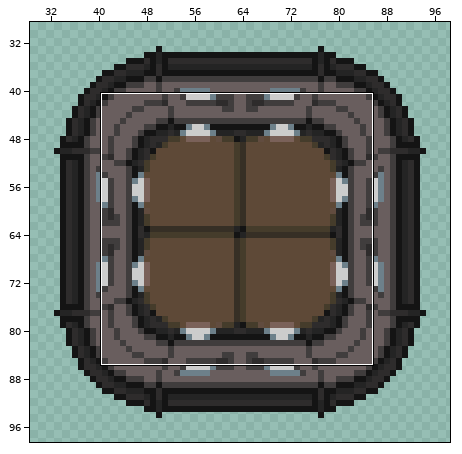
A pixel-art file gets an edit: src/battle/tilesets/leviathan.ase. Above, an overview of the earlier version with the close-up marked.
Close-up. Old version:
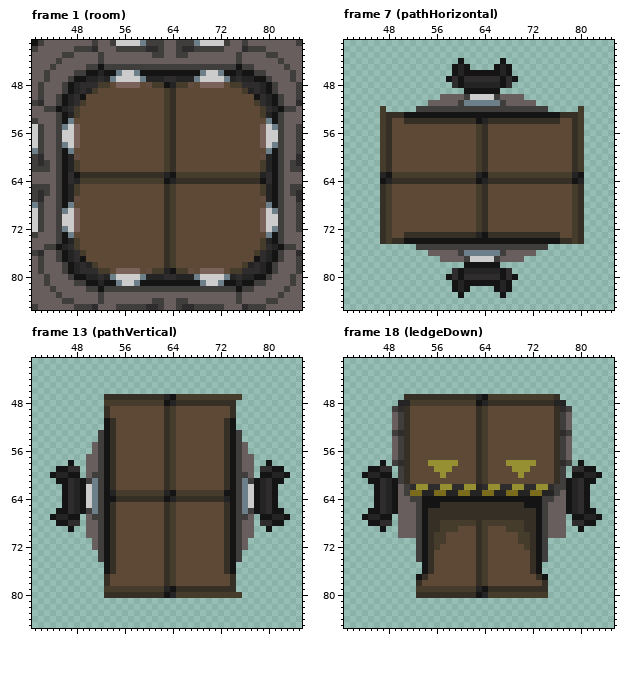
128x128 pixels, 21 frames. Shown: frame 1 (room): x 41..85, y 41..85; frame 7 (pathHorizontal): x 41..85, y 41..85; frame 13 (pathVertical): x 41..85, y 41..85; frame 18 (ledgeDown): x 41..85, y 41..85. The wide view leaves out empty margins. The commit also changed other frames or places, which this record leaves out.
And afterwards:
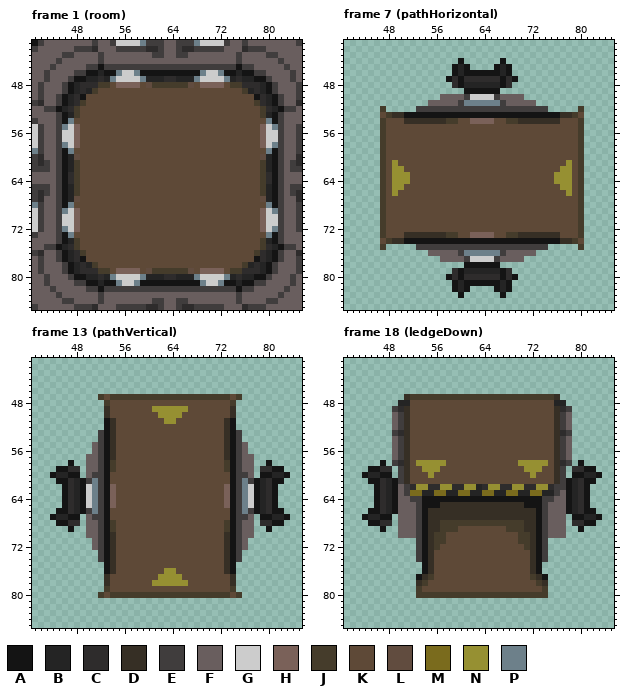
Palette (. is transparent): A #141414  B #242424  C #2e2c2c  D #362f25  E #403d3d  F #695e5e  G #cccccc  H #7a6159  J #453c2b  K #5e4937  L #614c3f  M #7a6b1d  N #969032  P #6d808a
Commit: Tweaked leviathan tileset, removing unnecessary detail and making it more obvious how paths between rooms work.
Edits made:
Changed rows in their new state; - is an unchanged pixel.
Frame 1 (room), layer "Layer 1":
first column x 48:
48 ---------------JJ---------------
49 ---------------KK---------------
50 ---------------KK---------------
51 ---------------KK---------------
52 ---------------KK---------------
53 ---------------KK---------------
54 ---------------KK---------------
55 ---------------KK---------------
56 ---------------KK---------------
57 ---------------KK---------------
58 ---------------KK---------------
59 ---------------KK---------------
60 ---------------KK---------------
61 ---------------KK---------------
62 ---------------KK---------------
63 JKKKKKKKKKKKKKKKKKKKKKKKKKKKKKKJ
64 JKKKKKKKKKKKKKKKKKKKKKKKKKKKKKKJ
65 ---------------KK---------------
66 ---------------KK---------------
67 ---------------KK---------------
68 ---------------KK---------------
69 ---------------KK---------------
70 ---------------KK---------------
71 ---------------KK---------------
72 ---------------KK---------------
73 ---------------KK---------------
74 ---------------KK---------------
75 ---------------KK---------------
76 ---------------KK---------------
77 ---------------KK---------------
78 ---------------KK---------------
79 ---------------JJ---------------
Frame 7 (pathHorizontal), layer "Layer 1":
first column x 47:
53 KJ------------------------------JK
54 -K---------JJKKHHHHKKJJ---------K-
55 -K--------------KK--------------K-
56 -K--------------KK--------------K-
57 -K--------------KK--------------K-
58 -K--------------KK--------------K-
59 -K--------------KK--------------K-
60 -K--------------KK--------------K-
61 -KN-------------KK-------------NK-
62 -KNN------------KK------------NNK-
63 JKNNNKKKKKKKKKKKKKKKKKKKKKKKKNNNKJ
64 JKNNNKKKKKKKKKKKKKKKKKKKKKKKKNNNKJ
65 JKNN------------KK------------NNKJ
66 JKN-------------KK-------------NKJ
67 JK--------------KK--------------KJ
68 JK--------------KK--------------KJ
69 JK--------------KK--------------KJ
70 JK--------------KK--------------KJ
71 JK--------------KK--------------KJ
72 JK--------------KK--------------KJ
73 JK---------JJKKHHHHKKJJ---------KJ
74 K--------------------------------K
75 J--------------------------------J
Frame 13 (pathVertical), layer "Layer 1":
first column x 52:
47 JKJJJJJJJJJJJ---------K
48 --KKKKKKKKKKKKKKKKKKKKJ
49 ---------NNNNNN--------
50 ----------NNNN---------
51 -----------NN----------
52 -----------KK----------
53 -----------KK----------
54 -----------KK----------
55 -----------KK----------
56 -----------KK----------
57 -----------KK----------
58 --J--------KK--------J-
59 --J--------KK--------J-
60 --K--------KK--------K-
61 --K--------KK--------K-
62 --H--------KK--------H-
63 --HKKKKKKKKKKKKKKKKKKH-
64 --HKKKKKKKKKKKKKKKKKKH-
65 --H--------KK--------H-
66 --K--------KK--------K-
67 --K--------KK--------K-
68 --J--------KK--------J-
69 --J--------KK--------J-
70 -----------KK----------
71 -----------KK----------
72 -----------KK----------
73 -----------KK----------
74 -----------KK----------
75 -----------KK----------
76 -----------NN----------
77 ----------NNNN---------
78 ---------NNNNNN--------
79 --KKKKKKKKKKKKKKKKKKKKJ
80 JKJJJJJJJJJJJ---------K
Frame 18 (ledgeDown), layer "Layer 1":
first column x 52:
47 JJJJJJJJJJJJJ-----------
48 KKKKKKKKKKKKKKKKKKKKKKKK
49 -----------KK-----------
50 -----------KK-----------
51 -----------KK-----------
52 -----------KK-----------
53 -----------KK-----------
54 -----------KK-----------
55 -----------KK-----------
56 -----------KK-----------
57 -----------KK-----------
58 -NN---KK---KK---KK---NN-
59 --NN-KK----KK----KK-NN--
60 ---N-K-----KK-----K-N---
61 -----------KK-----------
first column x 53:
68 ----------J-----------
69 ----------KK----------
70 ----------KK----------
71 ----------KK----------
72 ----------KK----------
73 ----------KK----------
74 ----------KK----------
75 ----------KK----------
76 ----------KK----------
77 --J-------KK-------J--
78 -J--------KK--------J-
79 -KKKKKKKKKKKKKKKKKKKKJ
80 JJJJJJJJJJJJ----------
Changed places in both close-ups, as pixel boxes (x1, y1, x2, y2):
changed: (74, 82, 266, 274)
changed: (380, 112, 584, 250)
changed: (98, 394, 236, 598)
changed: (410, 394, 554, 484)
changed: (416, 520, 548, 598)
